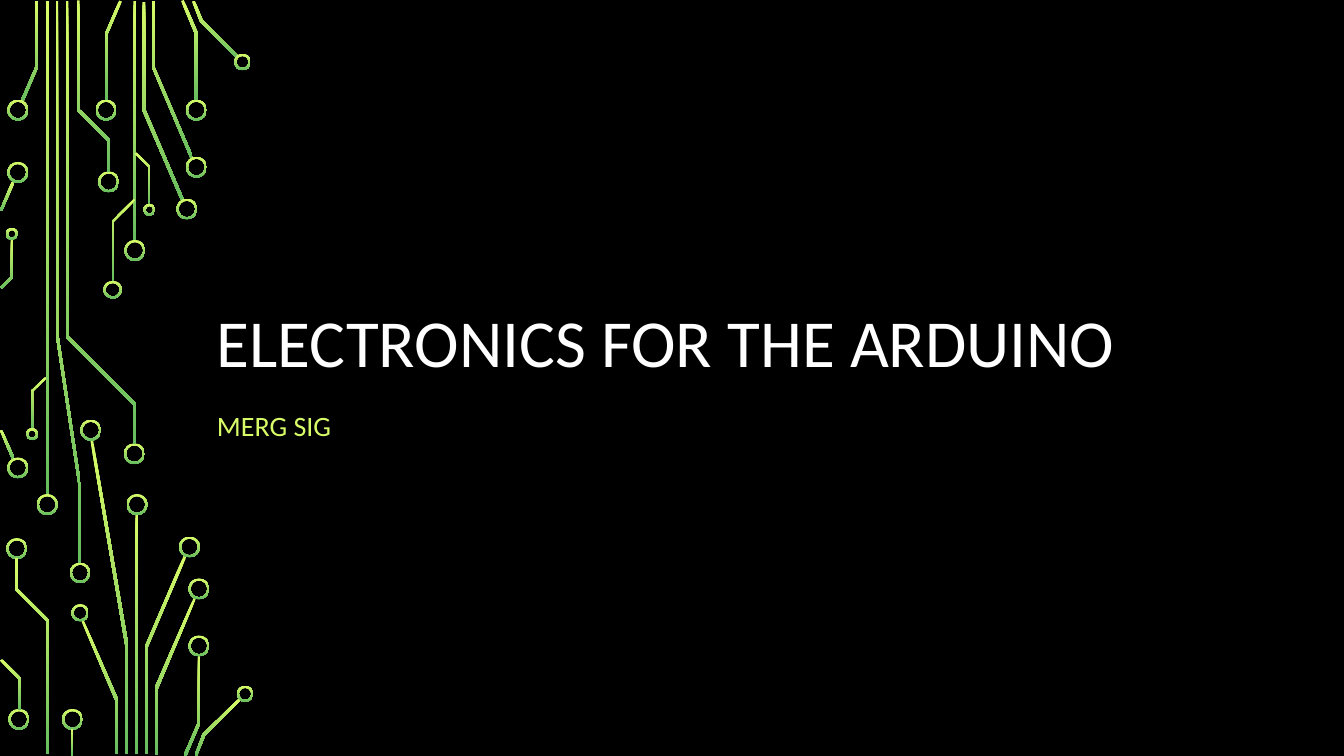
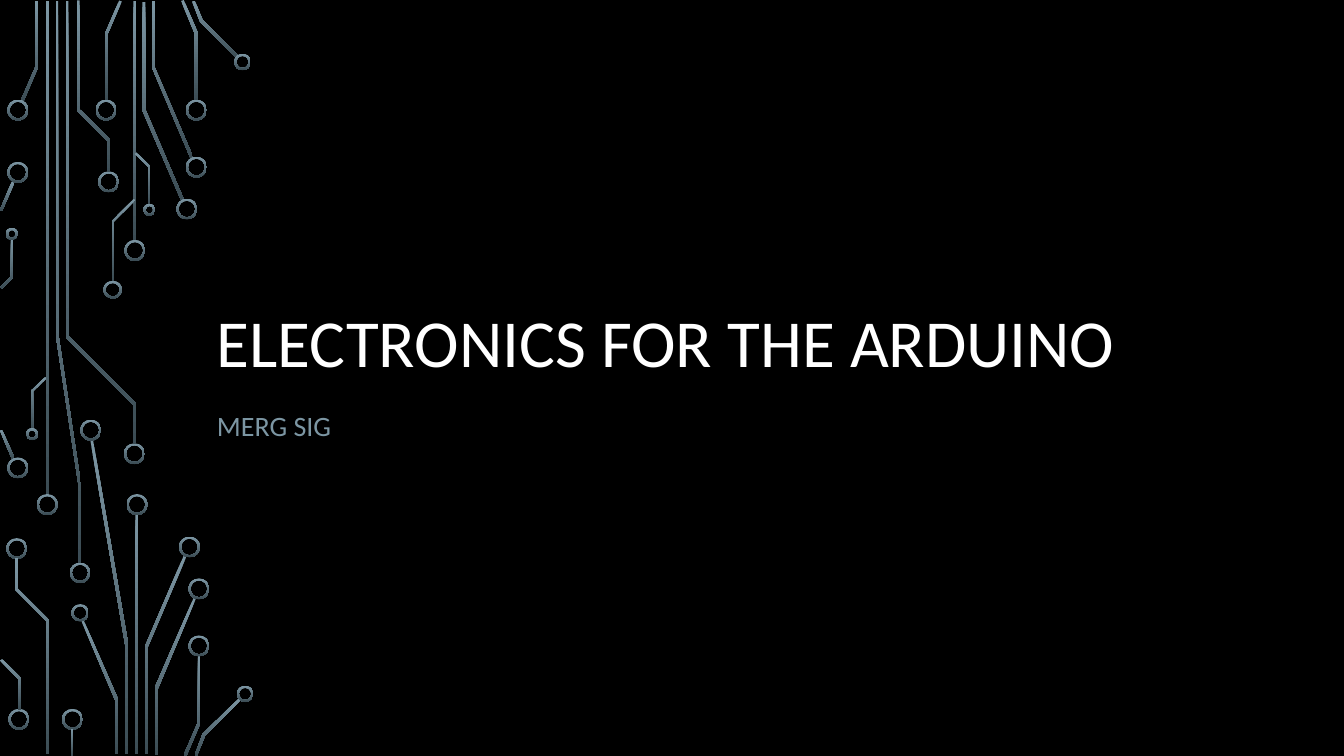
Before and after one commit to Alan-Lomax/MERG-SIG-Presentations, a slide deck: slide 1 of Electronics for the Arduino.pptx. Drawn at 1344x756 pixels with LibreOffice and Linux fonts; fonts in the diff are those of the drawing; background and template pictures are left out. Boxes give left, top, right and bottom in pixels: in the first picture for what was removed or moved away, otherwise in the second. Text is boxed around its words. In the diff, an @@ line names an element or a change of style, - is before the commit and + after.

```diff
--- a/Electronics for the Arduino.pptx
+++ b/Electronics for the Arduino.pptx
@@ fill gradient #D8FC68 to #66BD5F to gradient #7C96A3 to #3B4C54 in 54 elements at bbox=[124, 240, 145, 261], bbox=[124, 444, 145, 465], bbox=[45, 1, 48, 495], bbox=[36, 494, 57, 515], bbox=[21, 1, 38, 101], bbox=[142, 2, 184, 201], bbox=[176, 199, 198, 220], bbox=[152, 1, 194, 158], bbox=[181, 0, 199, 101], bbox=[186, 156, 207, 177], bbox=[186, 100, 207, 121], bbox=[193, 1, 239, 58], bbox=[234, 53, 252, 70], bbox=[105, 1, 122, 101], bbox=[96, 100, 117, 121], bbox=[98, 171, 119, 193], bbox=[82, 620, 119, 754], bbox=[72, 604, 89, 621], bbox=[7, 100, 28, 121], bbox=[0, 430, 15, 459], bbox=[7, 458, 28, 479], bbox=[0, 181, 15, 212], bbox=[7, 162, 28, 184], bbox=[77, 1, 111, 172], bbox=[6, 538, 27, 560], bbox=[15, 558, 48, 753], bbox=[62, 709, 83, 730], bbox=[71, 729, 74, 756], bbox=[8, 709, 29, 730], bbox=[0, 659, 21, 711], bbox=[112, 199, 135, 282], bbox=[104, 281, 122, 299], bbox=[66, 1, 136, 445], bbox=[135, 152, 151, 205], bbox=[143, 204, 155, 216], bbox=[31, 377, 47, 430], bbox=[26, 429, 38, 441], bbox=[1, 239, 13, 288], bbox=[6, 228, 18, 240], bbox=[135, 514, 138, 755], bbox=[145, 556, 187, 754], bbox=[127, 494, 148, 515], bbox=[91, 440, 129, 755], bbox=[81, 419, 102, 441], bbox=[179, 536, 201, 558], bbox=[155, 598, 197, 755], bbox=[184, 655, 201, 756], bbox=[189, 579, 210, 600], bbox=[189, 635, 210, 656], bbox=[195, 698, 241, 756], bbox=[237, 686, 254, 702], bbox=[55, 1, 82, 564], bbox=[70, 563, 90, 583], bbox=[133, 1, 136, 242] @@
@@ subtitle "MERG SIG" at bbox=[217, 418, 332, 436]: text colour #D8FC68 to #7C96A3 @@
```
Also in this commit, not shown: 4 other slides changed, 4 other files.
